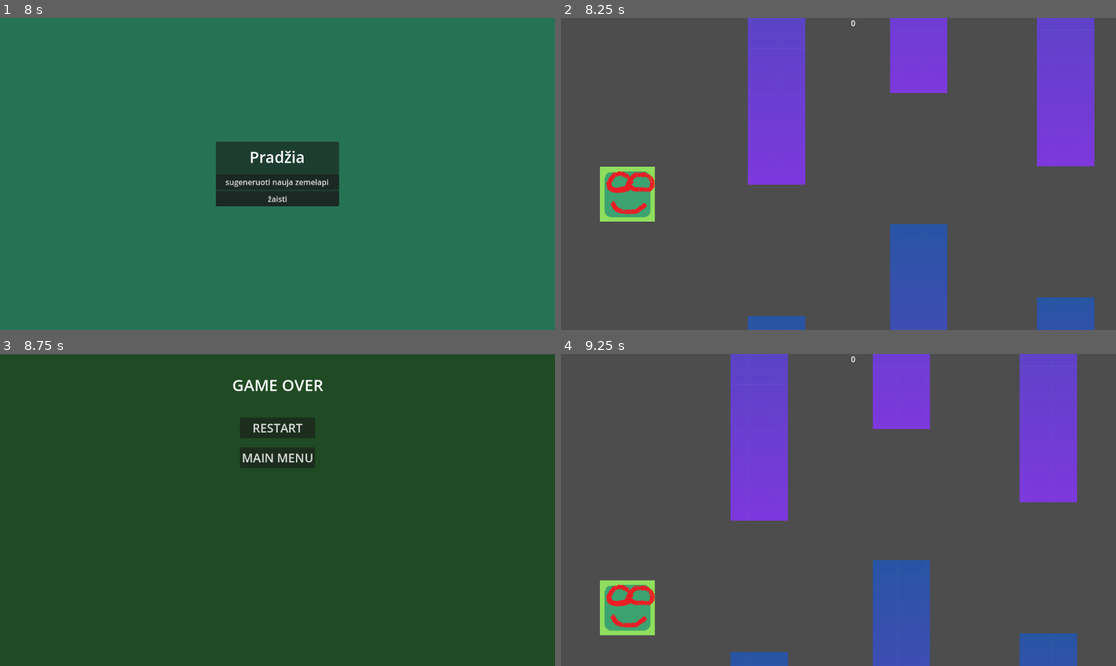
Above: before the commit, frames 1-4 (two rows, left to right).
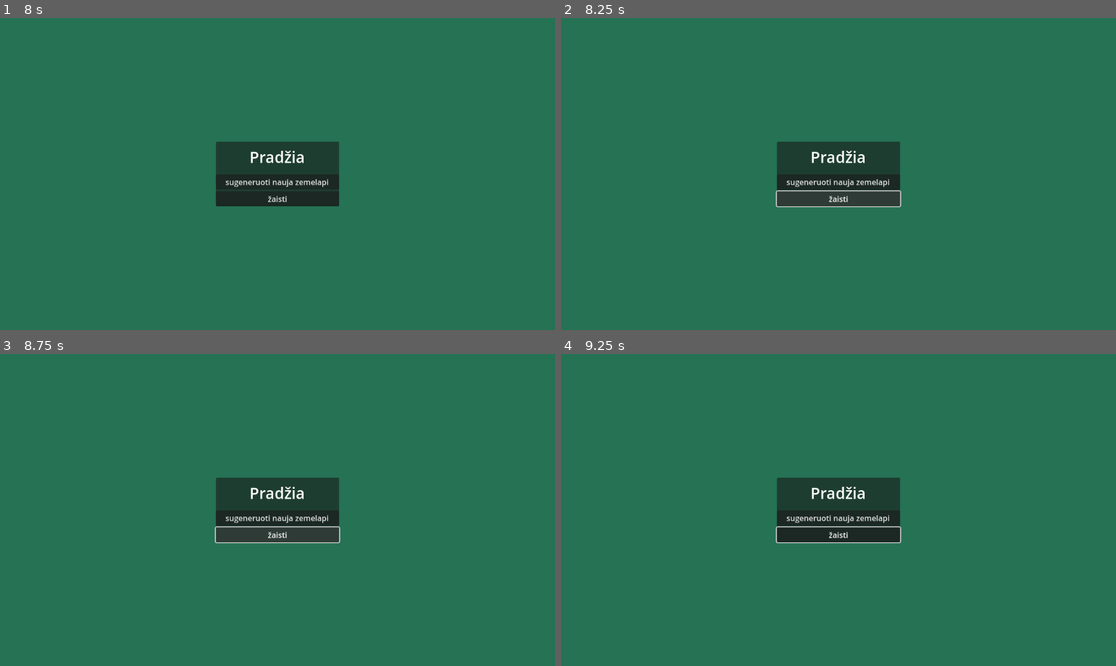
Above: after the commit, the same moments.

Repository: GrybasBaravykas/ZaidimoPraktika
Game: Godot game, scene res://src/main_menu.tscn
The game is run twice, just before and just after one commit, with the same random seed, the same clock (stepped at 60 frames per second) and the same inputs.
Inputs (mouse positions are in pixels of both pictures, inside the frame that each line leads up to):
- Up to frame 1 (8 s): click "pradžia" at 0.5 s; click "žaisti" at 1.25 s; click "sugeneruoti nauja zemelapi" at 2 s; click "Lengvas žemėlapis" at 2.75 s; click "Sunkus žemėlapis" at 3.5 s; click "Atgal" at 4.25 s; click "sugeneruoti nauja zemelapi" at 5 s; click "Lengvas žemėlapis" at 5.75 s; click "Sunkus žemėlapis" at 6.5 s; click "Atgal" at 7.25 s
- Up to frame 2 (8.25 s): click "žaisti" at 8 s
- Up to frame 3 (8.75 s): no input
- Up to frame 4 (9.25 s): click (838, 428) at 8.75 s, where only the run before the commit has a clickable "RESTART"

Frame 1 is identical in both runs. In frame 2, 100% of the frame differs, in the area x 0-100%, y 0-100%; in frame 3, 97%; in frame 4, 100%.
Error after the commit: Invalid type in static function 'parse_string' in type 'JSON'. Cannot convert argument 1 from Dictionary to String. (res://map_gen_json.gd:43)

Commit message:
daugiau dalyku

Diff:
--- a/map_gen_json.gd
+++ b/map_gen_json.gd
@@ -12,7 +12,9 @@
 	"exp" : 1,
 	"wins" : 0,
 	"loss" : 0,
-	"jumps" : 0
+	"jumps" : 0,
+	"skin1" : 0,
+	"skin2": 0
 }
 
 var data2 = default_data2
@@ -34,9 +36,15 @@
 	pos_val = data.map_seed
 
 func load_file2():
+	if not (FileAccess.file_exists(path2)):
+		create_file2()
 	var file = FileAccess.open(path2, FileAccess.READ)
 	data = file.get_as_text()
 	data = JSON.parse_string(data2)
+
+func reset_data():
+	data2 = default_data2
+	create_file2()
 
 func gen_map(diff):
 	data.difficulty = diff
--- a/src/MainMenu.gd
+++ b/src/MainMenu.gd
@@ -9,6 +9,7 @@
 
 func _ready():
 	my_json = Json.new()
+	my_json.load_file2()
 
 func _on_button_play_pressed() -> void:
 	main.visible = false
--- a/src/player.gd
+++ b/src/player.gd
@@ -13,8 +13,13 @@
 func _ready():
 	my_json = Json.new()
 	my_json.load_file()
-	print(my_json.data.map_seed)
-	print(my_json.take_gen_val())
+	#print(my_json.data.map_seed)
+	for i in 7 * my_json.data.difficulty:
+		var Wall_instance = Wall.instantiate()
+		wall_pos = my_json.take_gen_val()
+		print(wall_pos)
+		Wall_instance.position = Vector2(400 + i * 400,170 + wall_pos * 35)
+		get_parent().call_deferred("add_child",Wall_instance)
 
 func _physics_process(delta: float) -> void:
 	if Input.is_action_just_pressed("jump"):
@@ -25,19 +30,10 @@
 
 	get_parent().get_node("CanvasLayer/RichTextLabel").text = str(score)
 
-func Wall_reset():
-	var Wall_instance = Wall.instantiate()
-	wall_pos = my_json.take_gen_val()
-	print(wall_pos)
-	Wall_instance.position = Vector2(1300,170 + wall_pos * 35)
-	get_parent().call_deferred("add_child",Wall_instance)
-
 
 func _on_resseter_body_entered(body: Node2D) -> void:
 	if body.name == "wall" :
 		body.queue_free()
-		if(score < 7 * my_json.data.difficulty):
-			Wall_reset()
 		if(score == 7 * my_json.data.difficulty + 4):
 			game_over()
 			my_json.data2.win+=1
--- a/src/world.tscn
+++ b/src/world.tscn
@@ -1,10 +1,7 @@
-[gd_scene load_steps=13 format=3 uid="uid://bar0yehnxllc4"]
+[gd_scene load_steps=8 format=3 uid="uid://bar0yehnxllc4"]
 
 [ext_resource type="Script" path="res://src/player.gd" id="1_maurd"]
 [ext_resource type="Texture2D" uid="uid://bm6p2aqbg7vbw" path="res://assets/player.png" id="2_yh00c"]
-[ext_resource type="Script" path="res://src/wall.gd" id="3_ebnyh"]
-[ext_resource type="Script" path="res://src/walls.gd" id="3_wprvy"]
-[ext_resource type="Texture2D" uid="uid://85amr08e0d56" path="res://assets/background.png" id="4_db1lh"]
 
 [sub_resource type="RectangleShape2D" id="RectangleShape2D_ivrmb"]
 size = Vector2(88, 84)
@@ -14,12 +11,6 @@
 
 [sub_resource type="RectangleShape2D" id="RectangleShape2D_nqitf"]
 size = Vector2(58, 984)
-
-[sub_resource type="RectangleShape2D" id="RectangleShape2D_4bn0v"]
-size = Vector2(100, 709)
-
-[sub_resource type="RectangleShape2D" id="RectangleShape2D_mjjm2"]
-size = Vector2(77, 229)
 
 [sub_resource type="RectangleShape2D" id="RectangleShape2D_d1jgi"]
 size = Vector2(972.5, 27)
@@ -64,172 +55,6 @@
 position = Vector2(-520, 24)
 shape = SubResource("RectangleShape2D_nqitf")
 
-[node name="walls" type="Node2D" parent="."]
-position = Vector2(408, 472)
-script = ExtResource("3_wprvy")
-metadata/_edit_horizontal_guides_ = [-119.0]
-metadata/_edit_vertical_guides_ = [-23.0, 39.0]
-metadata/_edit_group_ = true
-
-[node name="wall" type="StaticBody2D" parent="walls"]
-script = ExtResource("3_ebnyh")
-
-[node name="upperwall" type="Sprite2D" parent="walls/wall"]
-position = Vector2(0, -480)
-scale = Vector2(0.0520833, 0.656482)
-texture = ExtResource("4_db1lh")
-
-[node name="uppercoll" type="CollisionShape2D" parent="walls/wall"]
-position = Vector2(0, -480)
-shape = SubResource("RectangleShape2D_4bn0v")
-
-[node name="lowerwall" type="Sprite2D" parent="walls/wall"]
-position = Vector2(1.27157e-06, 458)
-scale = Vector2(0.0520833, 0.656482)
-texture = ExtResource("4_db1lh")
-
-[node name="lowercoll" type="CollisionShape2D" parent="walls/wall"]
-position = Vector2(0, 458)
-shape = SubResource("RectangleShape2D_4bn0v")
-
-[node name="pointarea" type="Area2D" parent="walls/wall"]
-
-[node name="CollisionShape2D" type="CollisionShape2D" parent="walls/wall/pointarea"]
-position = Vector2(-0.5, -10.5)
-shape = SubResource("RectangleShape2D_mjjm2")
-
-[node name="walls2" type="Node2D" parent="."]
-position = Vector2(656, 312)
-metadata/_edit_horizontal_guides_ = [-119.0]
-metadata/_edit_vertical_guides_ = [-23.0, 39.0]
-metadata/_edit_group_ = true
-
-[node name="wall" type="StaticBody2D" parent="walls2"]
-script = ExtResource("3_ebnyh")
-
-[node name="upperwall" type="Sprite2D" parent="walls2/wall"]
-position = Vector2(0, -480)
-scale = Vector2(0.0520833, 0.656482)
-texture = ExtResource("4_db1lh")
-
-[node name="uppercoll" type="CollisionShape2D" parent="walls2/wall"]
-position = Vector2(0, -480)
-shape = SubResource("RectangleShape2D_4bn0v")
-
-[node name="lowerwall" type="Sprite2D" parent="walls2/wall"]
-position = Vector2(1.27157e-06, 458)
-scale = Vector2(0.0520833, 0.656482)
-texture = ExtResource("4_db1lh")
-
-[node name="lowercoll" type="CollisionShape2D" parent="walls2/wall"]
-position = Vector2(0, 458)
-shape = SubResource("RectangleShape2D_4bn0v")
-
-[node name="pointarea" type="Area2D" parent="walls2/wall"]
-
-[node name="CollisionShape2D" type="CollisionShape2D" parent="walls2/wall/pointarea"]
-position = Vector2(-0.5, -10.5)
-shape = SubResource("RectangleShape2D_mjjm2")
-
-[node name="walls3" type="Node2D" parent="."]
-position = Vector2(912, 440)
-metadata/_edit_horizontal_guides_ = [-119.0]
-metadata/_edit_vertical_guides_ = [-23.0, 39.0]
-metadata/_edit_group_ = true
-
-[node name="wall" type="StaticBody2D" parent="walls3"]
-script = ExtResource("3_ebnyh")
-
-[node name="upperwall" type="Sprite2D" parent="walls3/wall"]
-position = Vector2(0, -480)
-scale = Vector2(0.0520833, 0.656482)
-texture = ExtResource("4_db1lh")
-
-[node name="uppercoll" type="CollisionShape2D" parent="walls3/wall"]
-position = Vector2(0, -480)
-shape = SubResource("RectangleShape2D_4bn0v")
-
-[node name="lowerwall" type="Sprite2D" parent="walls3/wall"]
-position = Vector2(1.27157e-06, 458)
-scale = Vector2(0.0520833, 0.656482)
-texture = ExtResource("4_db1lh")
-
-[node name="lowercoll" type="CollisionShape2D" parent="walls3/wall"]
-position = Vector2(0, 458)
-shape = SubResource("RectangleShape2D_4bn0v")
-
-[node name="pointarea" type="Area2D" parent="walls3/wall"]
-
-[node name="CollisionShape2D" type="CollisionShape2D" parent="walls3/wall/pointarea"]
-position = Vector2(-0.5, -10.5)
-shape = SubResource("RectangleShape2D_mjjm2")
-
-[node name="walls4" type="Node2D" parent="."]
-position = Vector2(1160, 264)
-metadata/_edit_horizontal_guides_ = [-119.0]
-metadata/_edit_vertical_guides_ = [-23.0, 39.0]
-metadata/_edit_group_ = true
-
-[node name="wall" type="StaticBody2D" parent="walls4"]
-script = ExtResource("3_ebnyh")
-
-[node name="upperwall" type="Sprite2D" parent="walls4/wall"]
-position = Vector2(0, -480)
-scale = Vector2(0.0520833, 0.656482)
-texture = ExtResource("4_db1lh")
-
-[node name="uppercoll" type="CollisionShape2D" parent="walls4/wall"]
-position = Vector2(0, -480)
-shape = SubResource("RectangleShape2D_4bn0v")
-
-[node name="lowerwall" type="Sprite2D" parent="walls4/wall"]
-position = Vector2(1.27157e-06, 458)
-scale = Vector2(0.0520833, 0.656482)
-texture = ExtResource("4_db1lh")
-
-[node name="lowercoll" type="CollisionShape2D" parent="walls4/wall"]
-position = Vector2(0, 458)
-shape = SubResource("RectangleShape2D_4bn0v")
-
-[node name="pointarea" type="Area2D" parent="walls4/wall"]
-
-[node name="CollisionShape2D" type="CollisionShape2D" parent="walls4/wall/pointarea"]
-position = Vector2(-0.5, -10.5)
-shape = SubResource("RectangleShape2D_mjjm2")
-
-[node name="walls5" type="Node2D" parent="."]
-position = Vector2(1416, 480)
-metadata/_edit_horizontal_guides_ = [-119.0]
-metadata/_edit_vertical_guides_ = [-23.0, 39.0]
-metadata/_edit_group_ = true
-
-[node name="wall" type="StaticBody2D" parent="walls5"]
-script = ExtResource("3_ebnyh")
-
-[node name="upperwall" type="Sprite2D" parent="walls5/wall"]
-position = Vector2(0, -480)
-scale = Vector2(0.0520833, 0.656482)
-texture = ExtResource("4_db1lh")
-
-[node name="uppercoll" type="CollisionShape2D" parent="walls5/wall"]
-position = Vector2(0, -480)
-shape = SubResource("RectangleShape2D_4bn0v")
-
-[node name="lowerwall" type="Sprite2D" parent="walls5/wall"]
-position = Vector2(1.27157e-06, 458)
-scale = Vector2(0.0520833, 0.656482)
-texture = ExtResource("4_db1lh")
-
-[node name="lowercoll" type="CollisionShape2D" parent="walls5/wall"]
-position = Vector2(0, 458)
-shape = SubResource("RectangleShape2D_4bn0v")
-
-[node name="pointarea" type="Area2D" parent="walls5/wall"]
-
-[node name="CollisionShape2D" type="CollisionShape2D" parent="walls5/wall/pointarea"]
-position = Vector2(-0.5, -10.5)
-shape = SubResource("RectangleShape2D_mjjm2")
-
 [node name="Camera2D" type="Camera2D" parent="."]
 position = Vector2(496, 328)
 zoom = Vector2(1.19, 1.19)
Not shown: 1 places in src/history.tscn that only renumber resources
Not shown: 1 places in src/main_menu.tscn that only renumber resources
Not shown: 1 places in src/shop.tscn that only renumber resources
